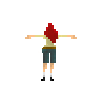
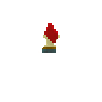
Two versions of the same layered image (102 x 102). Layer-by-layer changes:
painted on "Coprs" over (41, 35, 62, 39)
hid "Leg_Left" over (31, 37, 57, 81)
hid "Leg_Right" over (48, 53, 56, 81)
hid "Arm_Left" over (25, 35, 47, 39)
hid "Arm_Right" over (58, 35, 77, 39)
